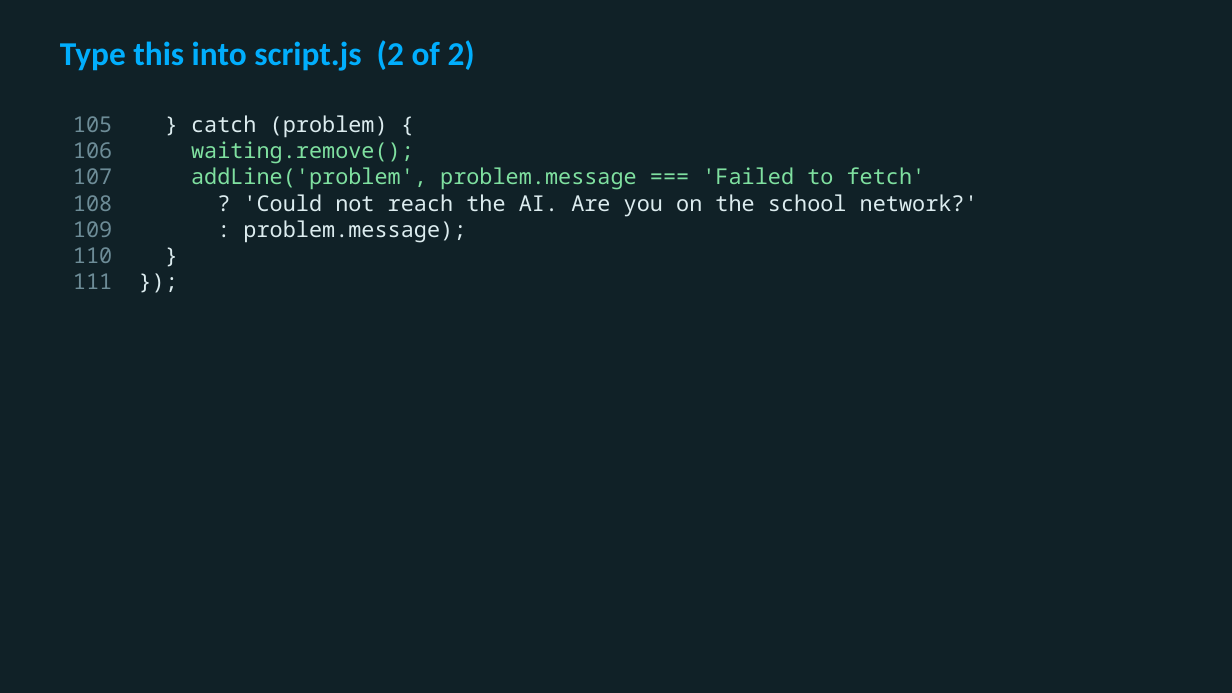
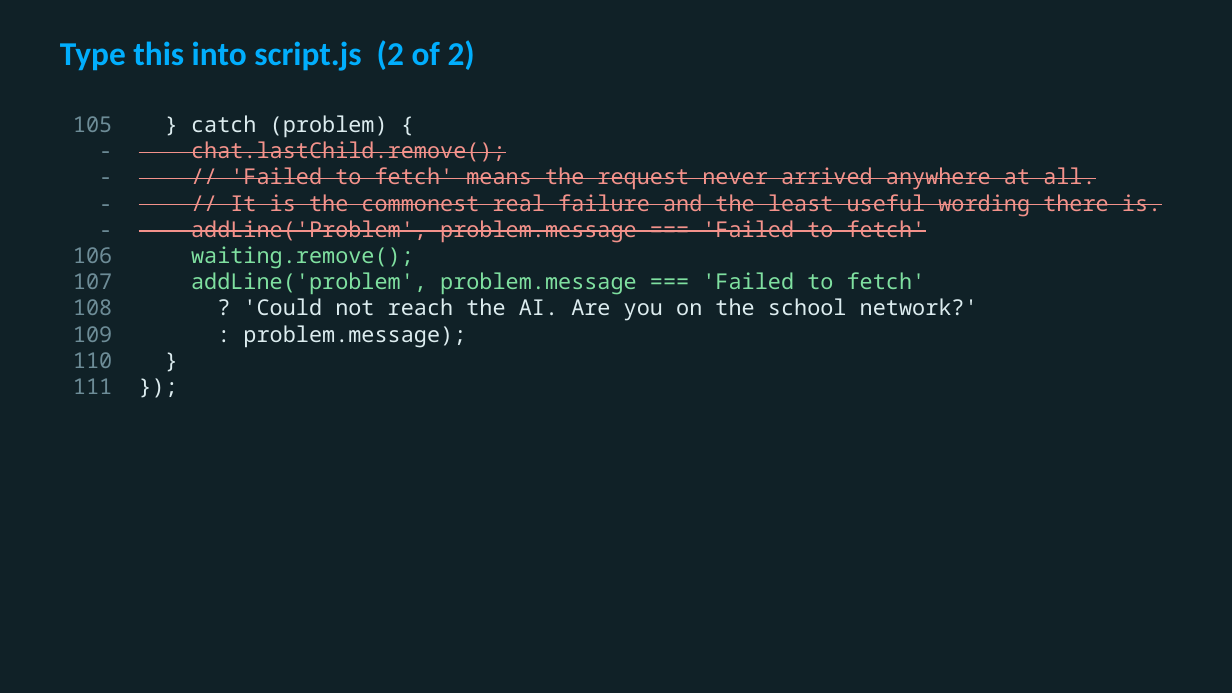
Before and after one commit to utgapps/utgapps.github.io, a slide deck: slide 9 of ai101/slides/week-07.pptx. Drawn at 1232x693 pixels with LibreOffice and Linux fonts; fonts in the diff are those of the drawing. Boxes give left, top, right and bottom in pixels: in the first picture for what was removed or moved away, otherwise in the second. Text is boxed around its words. In the diff, an @@ line names an element or a change of style, - is before the commit and + after.

```diff
--- a/ai101/slides/week-07.pptx
+++ b/ai101/slides/week-07.pptx
@@ text at (191,141,1161,243): paragraphs added @@
+- chat.lastChild.remove();
+- // 'Failed to fetch' means the request never arrived anywhere at all.
+- // It is the commonest real failure and the least useful wording there is.
+- addLine('Problem', problem.message === 'Failed to fetch'
```
Also in this commit, not shown: 6 other slides changed, 36 other files.
